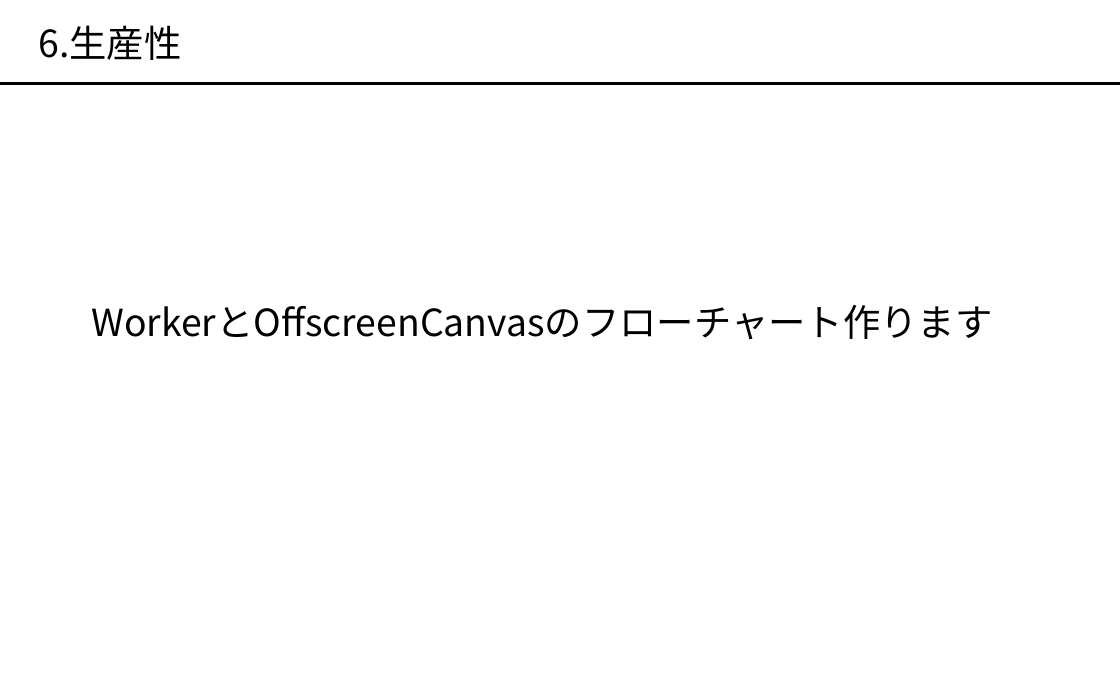
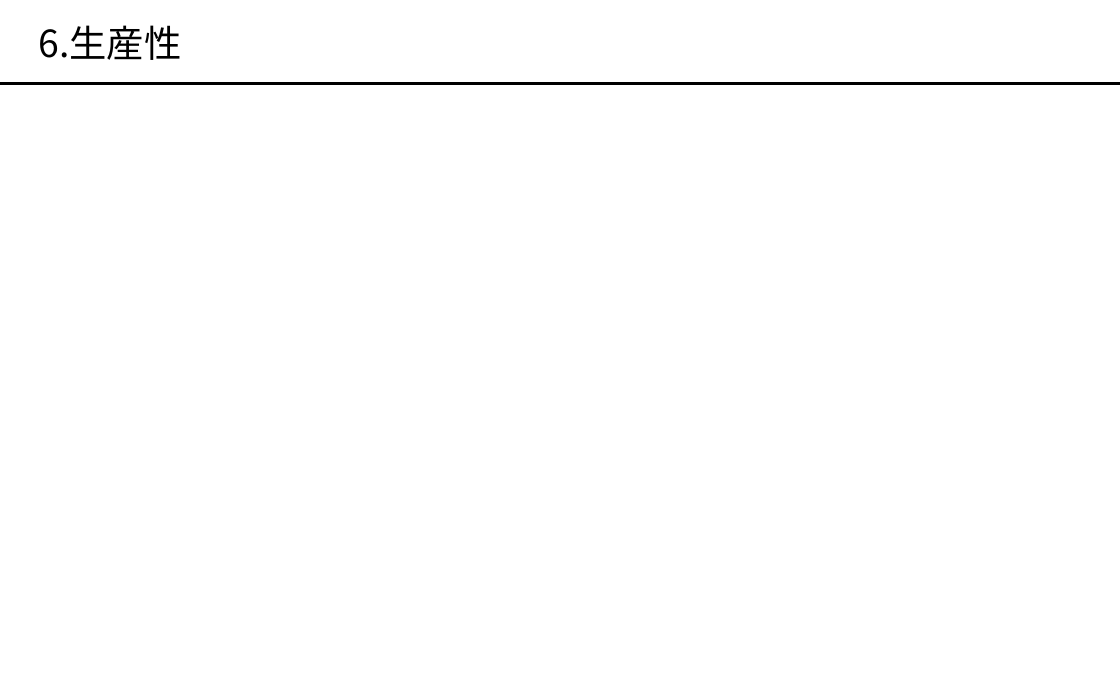
Before and after one commit to okmtaoo/-, a slide deck: slide 7 of presentation/出す.pptx (slide 8 before the commit). Drawn at 1120x700 pixels with LibreOffice and Linux fonts; fonts in the diff are those of the drawing. Boxes give left, top, right and bottom in pixels: in the first picture for what was removed or moved away, otherwise in the second. Text is boxed around its words. In the diff, an @@ line names an element or a change of style, - is before the commit and + after.

```diff
--- a/presentation/出す.pptx
+++ b/presentation/出す.pptx
@@ text removed at (91, 305, 992, 340) @@
-WorkerとOffscreenCanvasのフローチャート作ります
```
Also in this commit, not shown: 4 other slides changed, 9 slides added, 4 slides removed, 47 other files.
